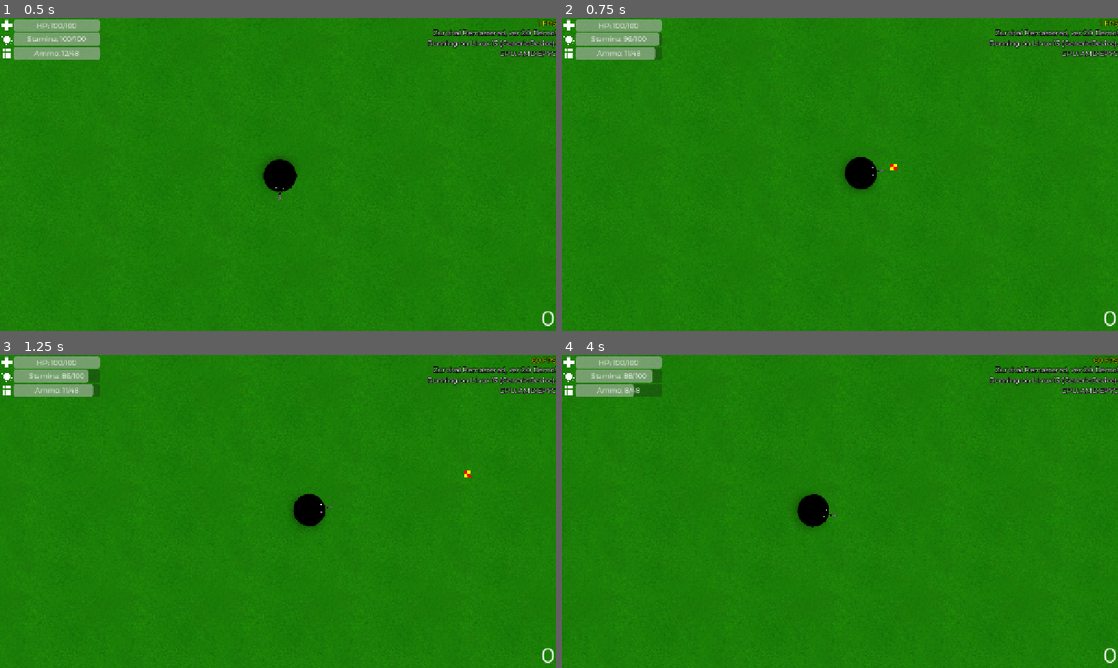
Above: before the commit, frames 1-4 (two rows, left to right).
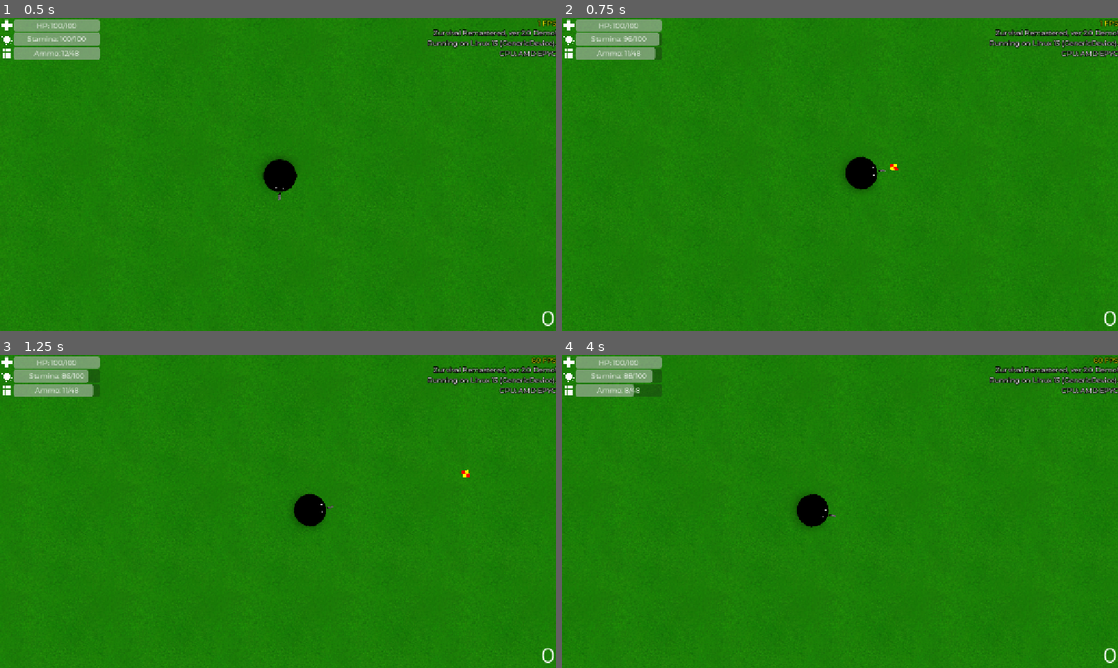
Above: after the commit, the same moments.

Repository: klodskateam/zurvival-remastered
Game: Godot game, scene res://game.tscn
Two runs of this game, one before a commit and one after it. Both use one fixed random seed, a clock stepped at 60 frames per second and the inputs below. This scene is started directly instead of the project's main scene.
Inputs (mouse positions are in pixels of both pictures, inside the frame that each line leads up to):
- Up to frame 1 (0.5 s): no input
- Up to frame 2 (0.75 s): tap Enter at 0.5 s; move the mouse to (962, 158) at 0.52 s; hold D (right) from 0.53 s (still down); hold Shift (run) from 0.53 s (still down); click (962, 158) at 0.67 s
- Up to frame 3 (1.25 s): keep holding D (right); keep holding Shift (run)
- Up to frame 4 (4 s): release D (right) at 1.25 s; release Shift (run) at 1.25 s; drag from (728, 527) to (1034, 473) at 1.27 s; move the mouse to (895, 442) at 2.02 s; press the mouse at (895, 442) at 2.03 s; hold D (right) 2.03-2.75 s; tap Shift (run) at 2.3 s; release the mouse at (895, 442) at 2.75 s; drag from (812, 574) to (673, 464) at 2.77 s; move the mouse to (1006, 558) at 3.52 s; hold A (left) from 3.53 s (still down); hold Shift (run) from 3.53 s (still down)

Frame 1 is identical in both runs. In frame 2, less than 0.1% of the frame differs, in the area x 50-61%, y 44-55%; in frame 3, 0.1%, in the area x 4-91%, y 21-95%; in frame 4, less than 0.1%.
Error in both runs: Invalid type in function 'set_locale' in base 'TranslationServer'. Cannot convert argument 1 from Nil to String. (res://global.gd:24)

Commit message:
ну дайте чебзику отдохнуть ёмае
чебзик не может бежать, если выносливости меньше 45, и он остановился бежать прежде чем полностью потратить выносливость.

Diff:
--- a/player.gd
+++ b/player.gd
@@ -15,7 +15,7 @@
 
 var VINOSLIVOST = 100
 @export var MAX_VINOSLIVOST = 100
-var SPEED = 300
+var SPEED = 325
 var BULLETS = 12
 var ZAPAS_BULLETS = 48
 var DELAY = 0
@@ -23,6 +23,7 @@
 @export var MAX_HEALTH = 100
 @export var MAX_BULLETS = 12
 var SCORE = 0
+var RUNLOCK = 0
 
 @export var REGULAR_SPEED = 300
 @export var RUN_SPEED = 400
@@ -54,26 +55,36 @@
 	health_bar.max_value = MAX_HEALTH
 	health_bar.value = HEALTH
 
-	if Input.is_action_pressed("run") and (Input.is_action_pressed("up") or Input.is_action_pressed("down") or Input.is_action_pressed("left") or Input.is_action_pressed("right")):
+	if Input.is_action_pressed("run") and (Input.is_action_pressed("up") or Input.is_action_pressed("down") or Input.is_action_pressed("left") or Input.is_action_pressed("right")) and RUNLOCK != 1:
 		print(SPEED)
 		print(VINOSLIVOST)
 		if (VINOSLIVOST >= 40):
-			RUN_SPEED = 400
+			RUN_SPEED = 410
 			$Camera2D.zoom = Vector2(0.98, 0.98)
 		else:
-			RUN_SPEED = 340
-			$Camera2D.zoom = Vector2(0.985, 0.985)
+			RUN_SPEED = 345
+			$Camera2D.zoom = Vector2(0.987, 0.987)
 		if (VINOSLIVOST >= 0):
 			SPEED = RUN_SPEED
 			VINOSLIVOST -= 0.34
 		else:
 			SPEED = REGULAR_SPEED
 			$Camera2D.zoom = Vector2(1, 1)
+			RUNLOCK = 1
 	else:
 		SPEED = REGULAR_SPEED
 		if (VINOSLIVOST <= MAX_VINOSLIVOST) and (SPEED != RUN_SPEED):
 			VINOSLIVOST += 0.1
 			$Camera2D.zoom = Vector2(1, 1)
+	if (VINOSLIVOST <= 45) and !Input.is_action_pressed("run"):
+		RUNLOCK = 1
+	else:
+		RUNLOCK = 0
+	if (VINOSLIVOST >= 45):
+		RUNLOCK = 0
+	else:
+		RUNLOCK = 1
+
 
 
 	if (OS.get_name() != "Android"):
